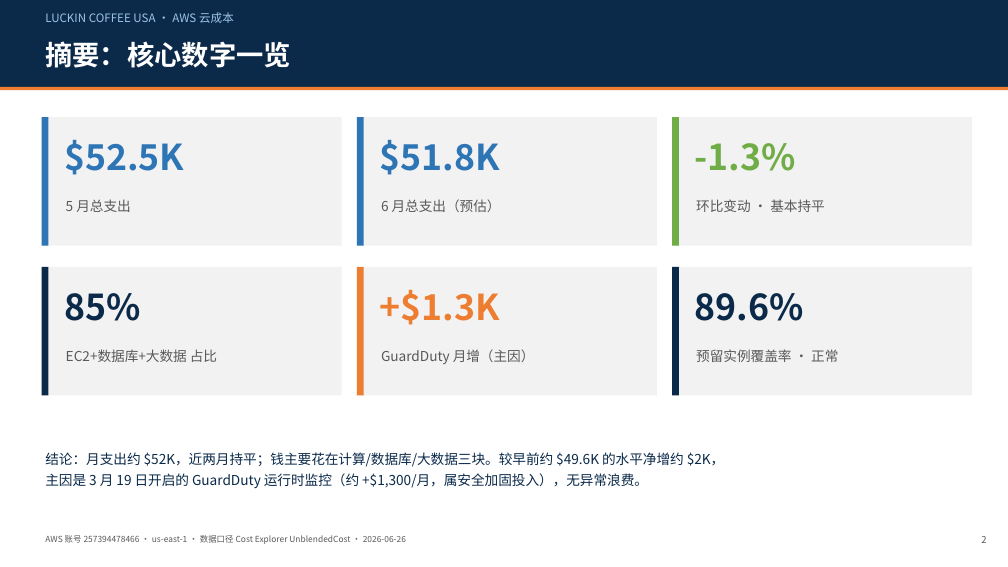
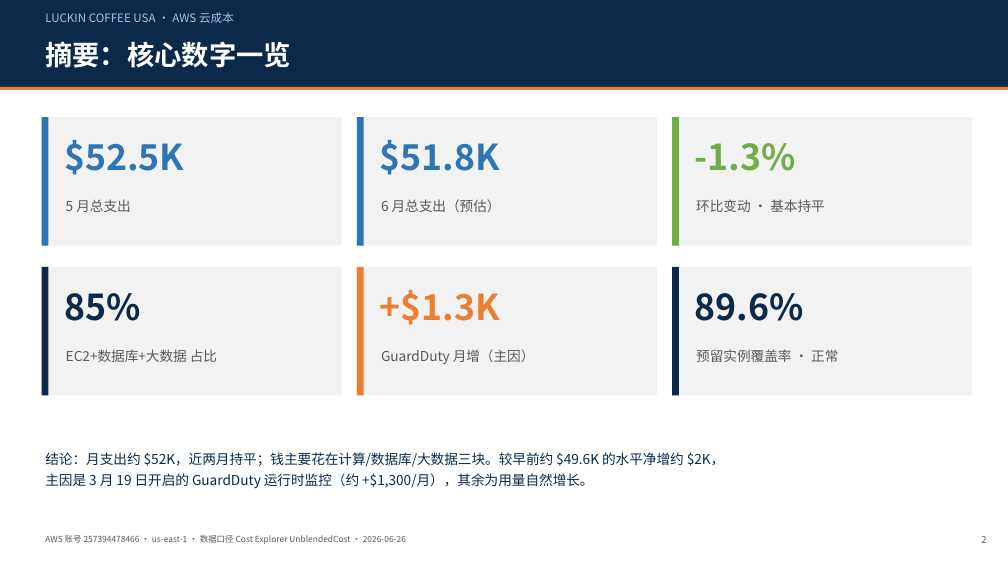
Before and after one commit to xiangyuzeng/luckin-usa-dba-ops, a slide deck: slide 2 of reports/aws-bill-increase-2026-06/Luckin_USA_AWS_Cost_Report_2026-06.pptx. Drawn at 1008x567 pixels with LibreOffice and Linux fonts; fonts in the diff are those of the drawing. Boxes give left, top, right and bottom in pixels: in the first picture for what was removed or moved away, otherwise in the second. Text is boxed around its words. In the diff, an @@ line names an element or a change of style, - is before the commit and + after.

```diff
--- a/reports/aws-bill-increase-2026-06/Luckin_USA_AWS_Cost_Report_2026-06.pptx
+++ b/reports/aws-bill-increase-2026-06/Luckin_USA_AWS_Cost_Report_2026-06.pptx
@@ text at [45, 473, 593, 488]: text changed @@
-主因是 3 月 19 日开启的 GuardDuty 运行时监控（约 +$1,300/月，属安全加固投入），无异常浪费。
+主因是 3 月 19 日开启的 GuardDuty 运行时监控（约 +$1,300/月），其余为用量自然增长。
```
Also in this commit, not shown: 2 other slides changed.
